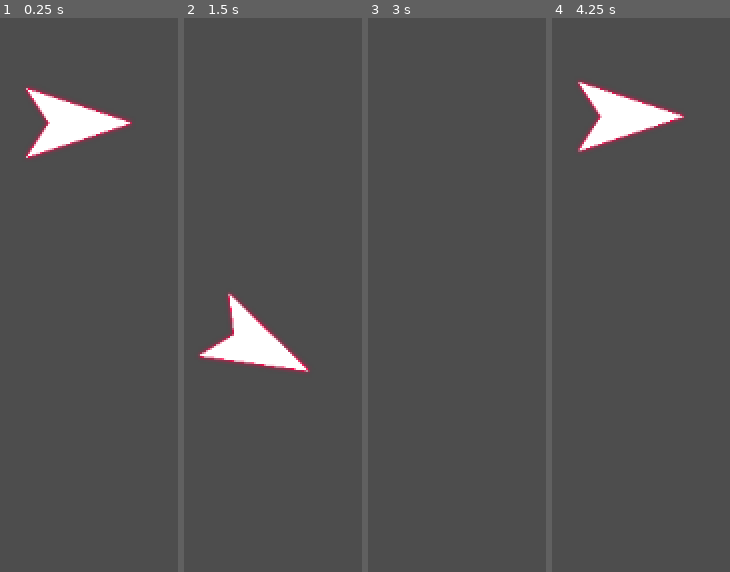
Above: before the commit, frames 1-4 (left to right).
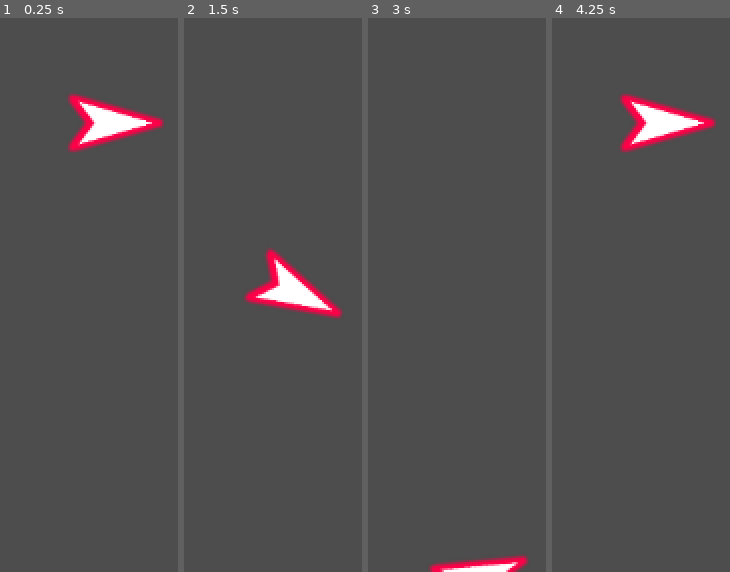
Above: after the commit, the same moments.

Repository: MUmarShahbaz/Signal
Game: Godot game, scene res://components/game/game.tscn
Same seed, same stepped clock (60 frames per second), same inputs: the game is played once before the commit and once after it.
Inputs:
- Up to frame 1 (0.25 s): no input
- Up to frame 2 (1.5 s): tap Enter at 0.5 s; hold Right 0.53-1.28 s; tap Alt at 0.6 s; tap Space at 1.25 s; hold Down (down) from 1.28 s (still down); tap Shift at 1.35 s
- Up to frame 3 (3 s): release Down (down) at 2.03 s; hold Right 2.03-2.78 s; tap Alt at 2.1 s; tap Enter at 2.75 s; hold Up (up) from 2.78 s (still down); tap Shift at 2.85 s
- Up to frame 4 (4.25 s): release Up (up) at 3.53 s; hold Left from 3.53 s (still down); tap Alt at 3.6 s

The runs differ from the first frame. In frame 1, 5.0% of the frame differs, in the area x 14-93%, y 12-26%; in frame 2, 7.0%, in the area x 7-89%, y 41-65%; in frame 3, 1.2%; in frame 4, 5.0%.
Error after the commit: Parse Error: Could not find type "Projecile" in the current scope. (res://components/projectile_launcher/projectile_launcher.gd:26)

Commit message:
Edited Player Sprite

Diff:
--- a/components/game/game.tscn
+++ b/components/game/game.tscn
@@ -4,5 +4,8 @@
 
 [node name="Game" type="Node2D"]
 
+[node name="Camera2D" type="Camera2D" parent="."]
+offset = Vector2(700, 0)
+zoom = Vector2(0.6, 0.6)
+
 [node name="Player" parent="." instance=ExtResource("2_k2e6f")]
-position = Vector2(179, 77)
--- a/components/player/player.gd
+++ b/components/player/player.gd
@@ -2,7 +2,7 @@
 
 @onready var anim_tree: AnimationTree = $animation_tree
 @export var anim_speed:= 8.0
-@export var move_speed:= 2000
+@export var move_speed:= 600
 
 var pointing_at := 0.0
 
--- a/components/player/player.tscn
+++ b/components/player/player.tscn
@@ -1,7 +1,8 @@
-[gd_scene load_steps=16 format=3 uid="uid://buyxmhmvc54s8"]
+[gd_scene load_steps=17 format=3 uid="uid://buyxmhmvc54s8"]
 
 [ext_resource type="Script" uid="uid://onejl0gnfp82" path="res://components/player/player.gd" id="1_kfe3d"]
-[ext_resource type="Texture2D" uid="uid://bvlg0hf1pgu1n" path="res://components/player/sprite.png" id="1_t3162"]
+[ext_resource type="Texture2D" uid="uid://mnlk88j12agc" path="res://components/player/sprite.png" id="1_t3162"]
+[ext_resource type="PackedScene" uid="uid://dgamo7bet13wv" path="res://components/projectile_launcher/projectile_launcher.tscn" id="3_ph1f6"]
 
 [sub_resource type="Animation" id="Animation_kfe3d"]
 length = 0.001
@@ -136,15 +137,14 @@
 transitions = ["Start", "Move", SubResource("AnimationNodeStateMachineTransition_kfe3d")]
 graph_offset = Vector2(0, -46.6176)
 
-[node name="Player" type="CharacterBody2D"]
+[node name="Player" type="CharacterBody2D" groups=["player"]]
 collision_layer = 2
 script = ExtResource("1_kfe3d")
 
 [node name="sprite" type="Sprite2D" parent="."]
 rotation = 1.5708
-scale = Vector2(0.322656, 0.282031)
 texture = ExtResource("1_t3162")
-offset = Vector2(0, -135)
+offset = Vector2(0, -14)
 
 [node name="animations" type="AnimationPlayer" parent="."]
 libraries = {
@@ -156,12 +156,8 @@
 anim_player = NodePath("../animations")
 parameters/Move/blend_position = -0.00215054
 
-[node name="cam" type="Camera2D" parent="."]
-position = Vector2(1500, 0)
-zoom = Vector2(0.3, 0.3)
-limit_top = -1300
-limit_bottom = 1300
-position_smoothing_enabled = true
+[node name="collider" type="CollisionPolygon2D" parent="."]
+visible = false
+polygon = PackedVector2Array(-28, 0, -72, 60, 134, 0, -72, -60)
 
-[node name="collider" type="CollisionPolygon2D" parent="."]
-polygon = PackedVector2Array(-34, 0, -86, 82, 165, 0, -86, -82)
+[node name="Projectile Launcher" parent="." instance=ExtResource("3_ph1f6")]
--- a/project.godot
+++ b/project.godot
@@ -18,6 +18,10 @@
 
 enabled=PackedStringArray("res://addons/godot_super-wakatime/plugin.cfg")
 
+[global_group]
+
+player=""
+
 [input]
 
 up={
Binary file changed: components/player/sprite.png
Not shown, changed: components/player/sprite.png.import
